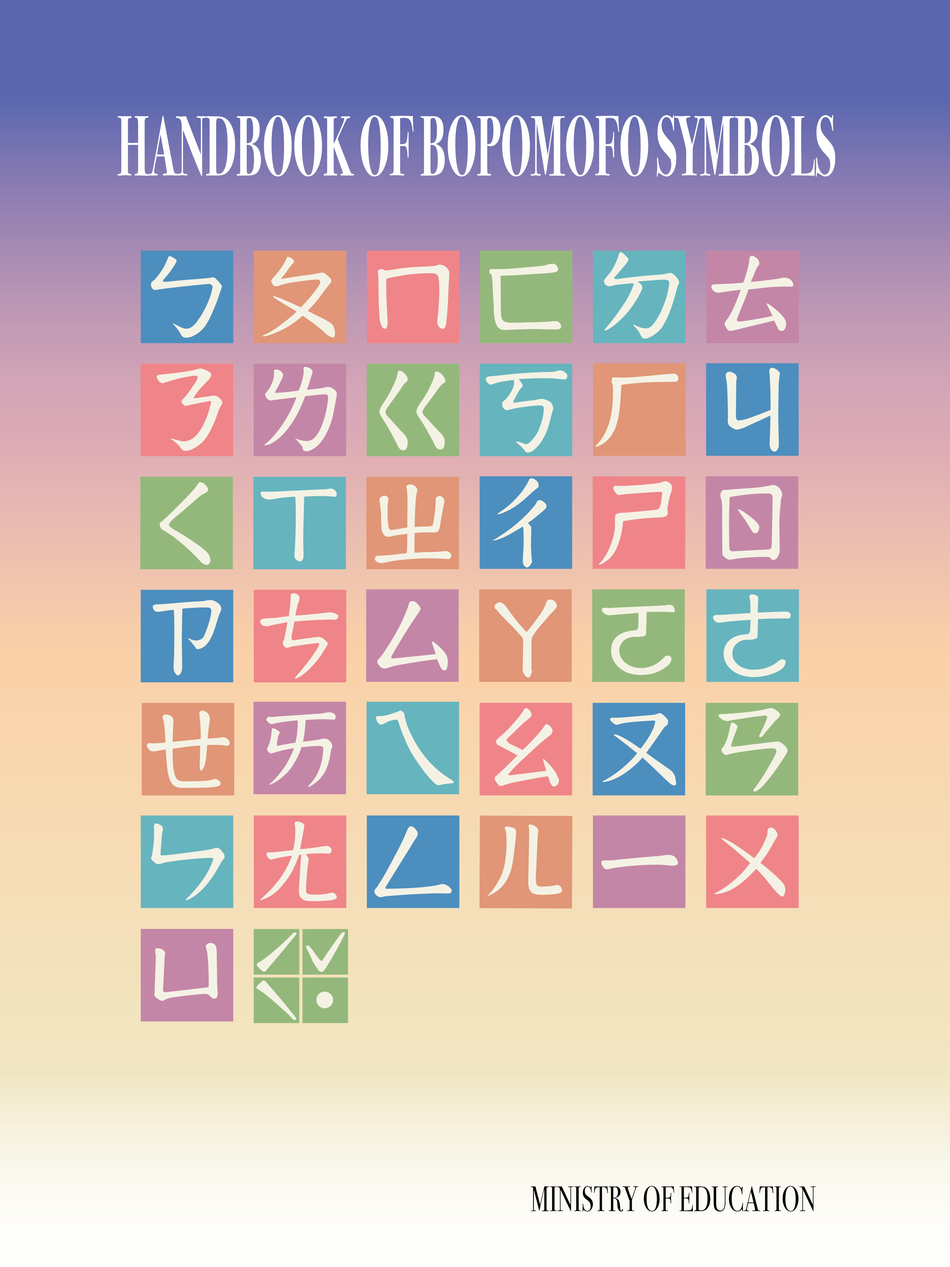
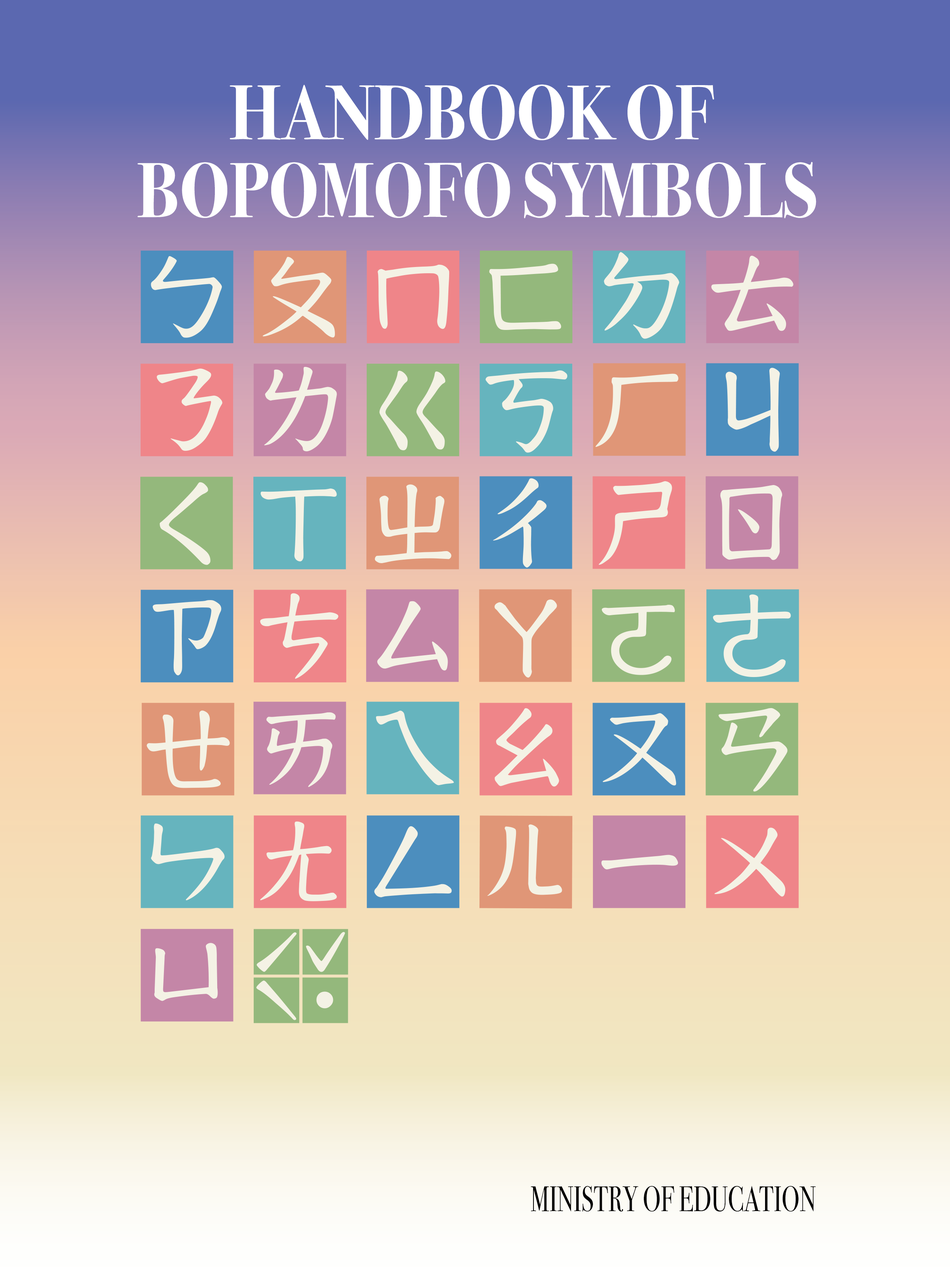
Two versions of the same layered image (950x1267). Layer-by-layer changes:
painted on "Handbook of Bopomofo Symbols" over [left=117, top=84, right=836, bottom=219]
